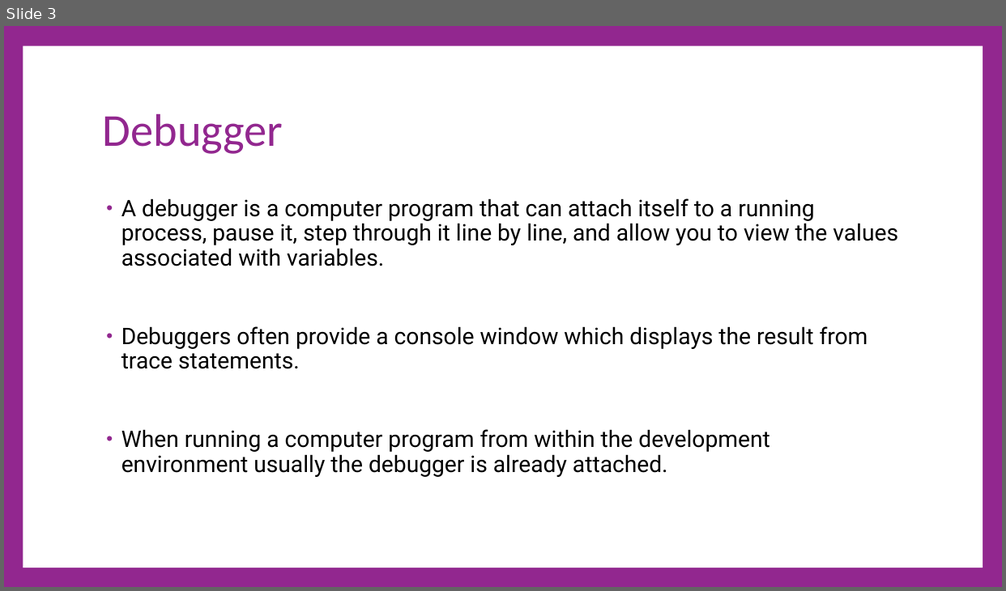
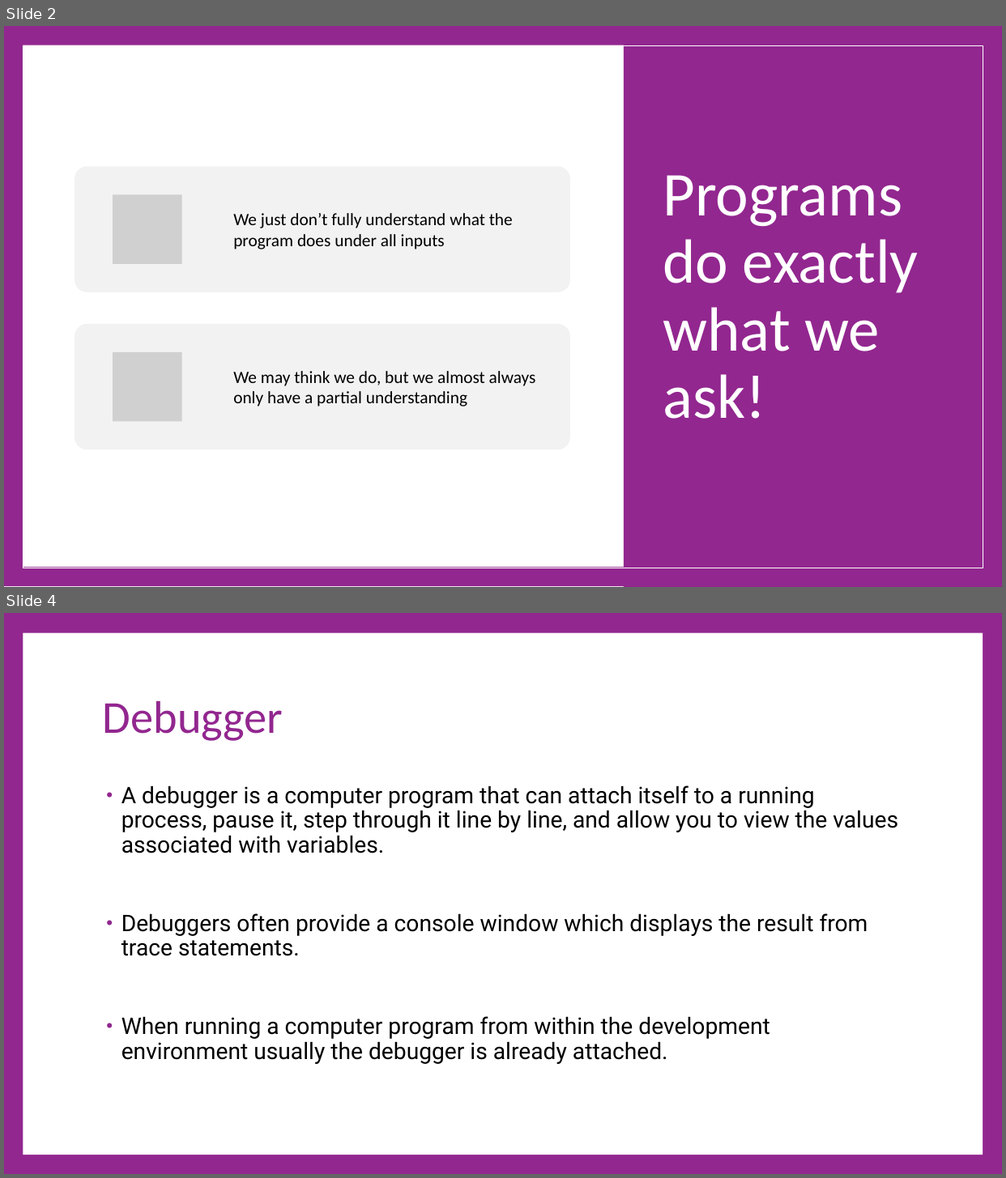
Before and after one commit to cdiggins/cs321, a slide deck: class-notes/cs321-winter-2023-lecture-6-debugging.pptx. Shown one above the other, each under a label of ours: slide 3 before the commit, slides 2 and 4 after it; the slides between them are not shown. The pictures are 1006x591 and 1006x1178 pixels, drawn with LibreOffice and Linux fonts; fonts in the diff are those of the drawing; grey boxes stand for pictures. Boxes give left, top, right and bottom in pixels: in the first picture for what was removed or moved away, otherwise in the second. Text is boxed around its words. In the diff, an @@ line names an element or a change of style, - is before the commit and + after.

```diff
--- a/class-notes/cs321-winter-2023-lecture-6-debugging.pptx
+++ b/class-notes/cs321-winter-2023-lecture-6-debugging.pptx
@@ slide 2 added at [4, 26, 1002, 587], background #FFFFFF @@
@@ rectangle added at [4, 26, 1002, 587], fill #92278F @@
@@ rectangle added at [23, 45, 982, 567], fill #FFFFFF @@
@@ rectangle added at [23, 46, 982, 568], outline #FFFFFF 1 pt @@
@@ rectangle added at [624, 26, 1002, 587], fill #92278F @@
@@ title added at [663, 175, 918, 419], 90 pt, text #FFFFFF @@
+Programs do exactly what we ask!
@@ group added at [74, 166, 570, 450]: 2 rounded rectangles, 2 pictures, 2 texts @@
+We just don’t fully understand what the program does under all inputs
+We may think we do, but we almost always only have a partial understanding
@@ what was slide 3 is now slide 4 @@
```
Also in this commit, not shown: 6 slides changed, 10 other slides added, 16 other files.
